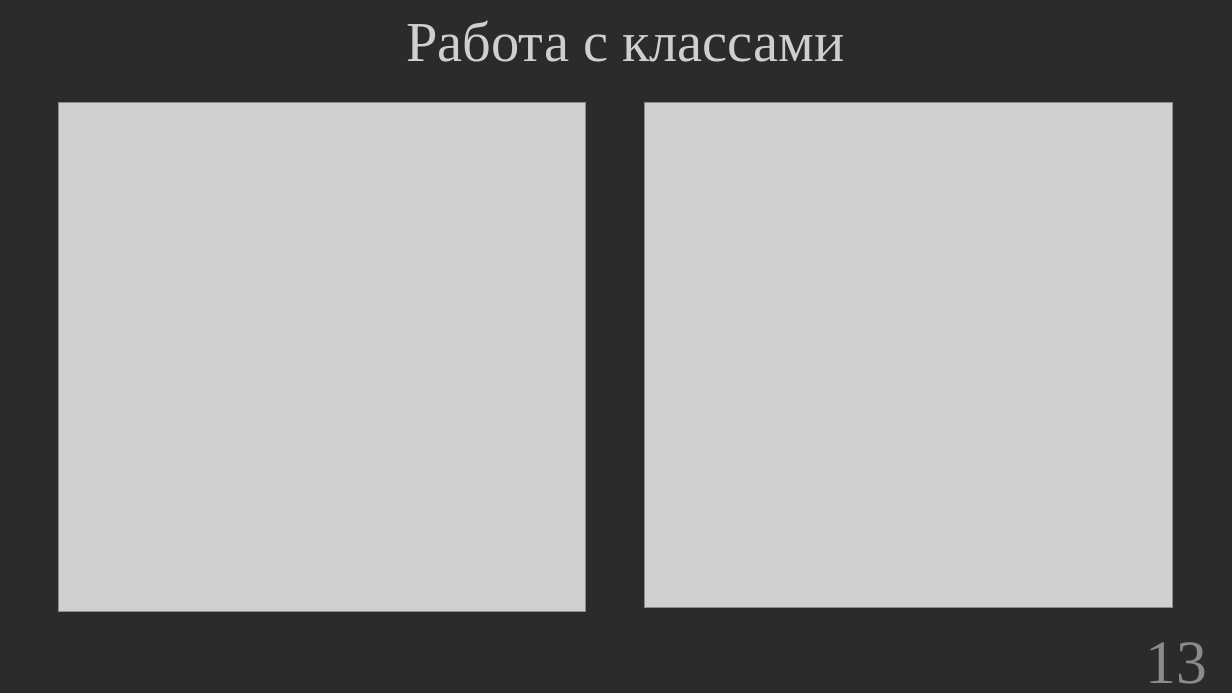
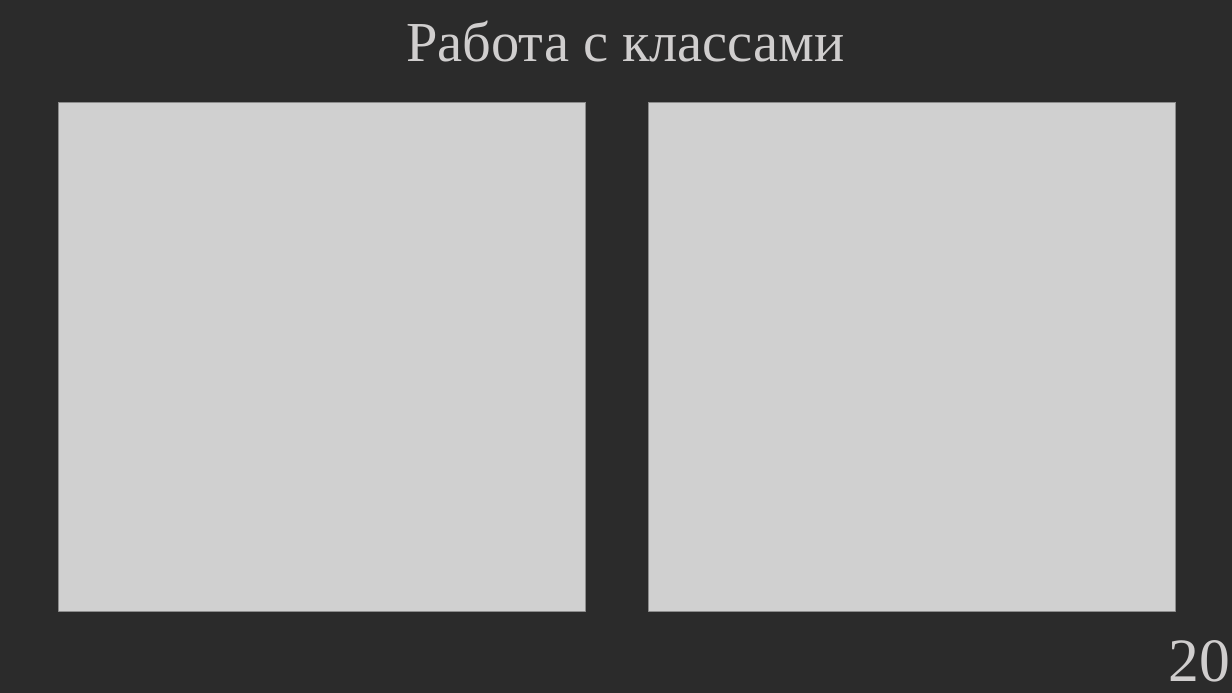
Before and after one commit to hetikk/diplom, a slide deck: slide 20 of docs/Презентация.pptx (slide 13 before the commit). Drawn at 1232x693 pixels with LibreOffice and Linux fonts; fonts in the diff are those of the drawing; grey boxes stand for pictures; background and template pictures are left out; a plain dark background stands for a picture behind light text. Boxes give left, top, right and bottom in pixels: in the first picture for what was removed or moved away, otherwise in the second. Text is boxed around its words. In the diff, an @@ line names an element or a change of style, - is before the commit and + after.

```diff
--- a/docs/Презентация.pptx
+++ b/docs/Презентация.pptx
@@ picture: place and size @@
-picture at (645,103,1173,608)
+picture at (649,103,1177,612)
@@ page number at (1168,640,1230,682): text changed; text colour #8C8C8C to #D0CECE @@
-13
+20
```
Also in this commit, not shown: 6 other slides changed, 15 slides added, 5 slides removed, 4 other files.
